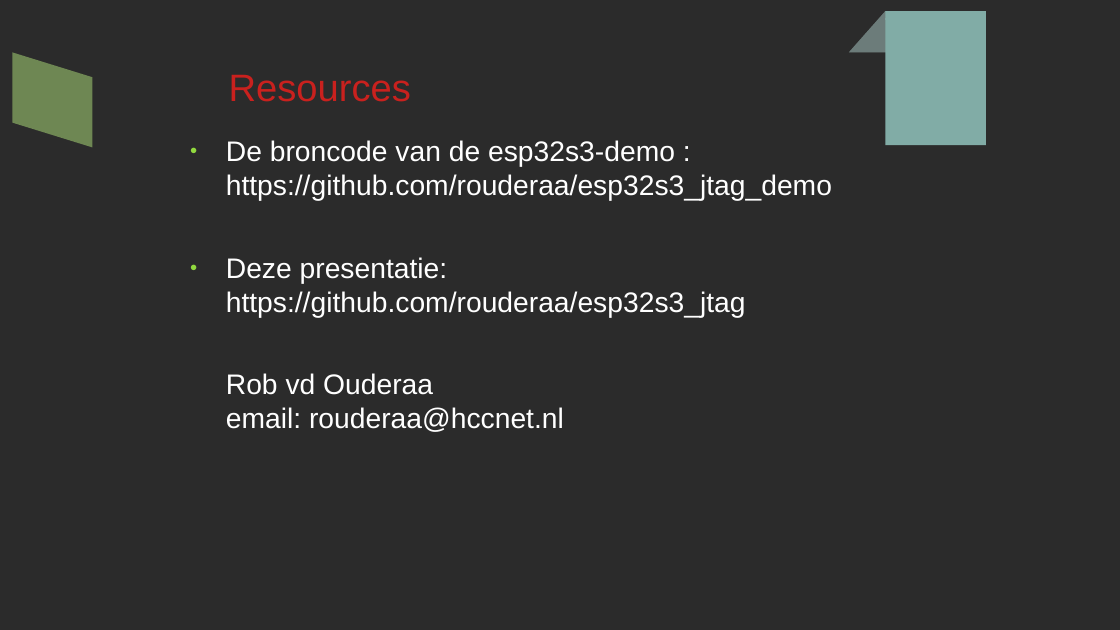
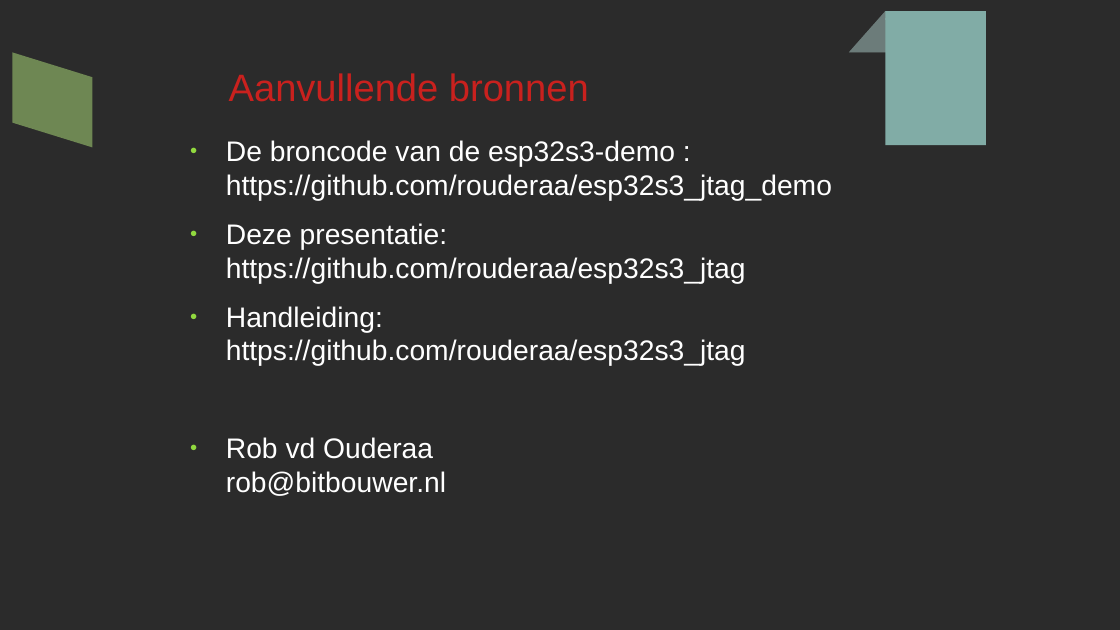
Before and after one commit to rouderaa/esp32s3_jtag, a slide deck: slide 12 of presentatie_esp32S3_jtag.odp. Drawn at 1120x630 pixels with LibreOffice and Linux fonts; fonts in the diff are those of the drawing; background and template pictures are left out; a plain dark background stands for a picture behind light text. Boxes give left, top, right and bottom in pixels: in the first picture for what was removed or moved away, otherwise in the second. Text is boxed around its words. In the diff, an @@ line names an element or a change of style, - is before the commit and + after.

```diff
--- a/presentatie_esp32S3_jtag.odp
+++ b/presentatie_esp32S3_jtag.odp
@@ title at bbox=[229, 73, 589, 102]: text changed @@
-Resources
+Aanvullende bronnen
@@ text at bbox=[226, 306, 746, 496]: text changed @@
-Rob vd Ouderaa
-email: rouderaa@hccnet.nl
+● Handleiding:
+  https://github.com/rouderaa/esp32s3_jtag
+● Rob vd Ouderaa
+  rob@bitbouwer.nl
```
Also in this commit, not shown: 1 other file.
